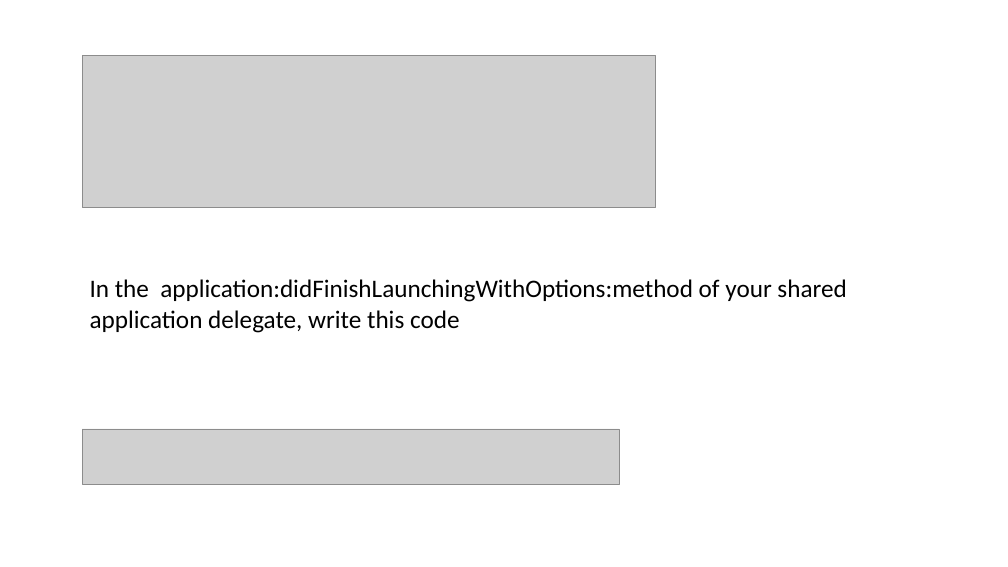
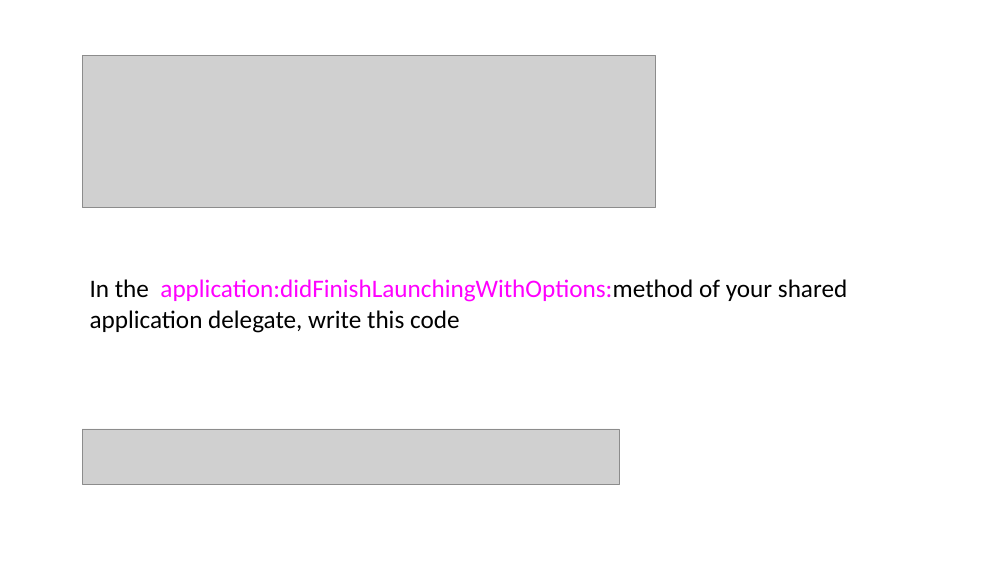
Before and after one commit to aminhngn/Course_Mobile_IOS, a slide deck: slide 37 of course/IOS_Module_03_core_data.pptx. Drawn at 1008x567 pixels with LibreOffice and Linux fonts; fonts in the diff are those of the drawing; grey boxes stand for pictures. Boxes give left, top, right and bottom in pixels: in the first picture for what was removed or moved away, otherwise in the second. Text is boxed around its words. In the diff, an @@ line names an element or a change of style, - is before the commit and + after.

```diff
--- a/course/IOS_Module_03_core_data.pptx
+++ b/course/IOS_Module_03_core_data.pptx
@@ text at <box>90,279,847,302</box>: text colour #000000 to #FF00FF in "application:didFinishLaunchingWithOptions:method" @@
```
Also in this commit, not shown: 9 other slides changed, 4 slides added, 4 slides removed, 1 other file.
